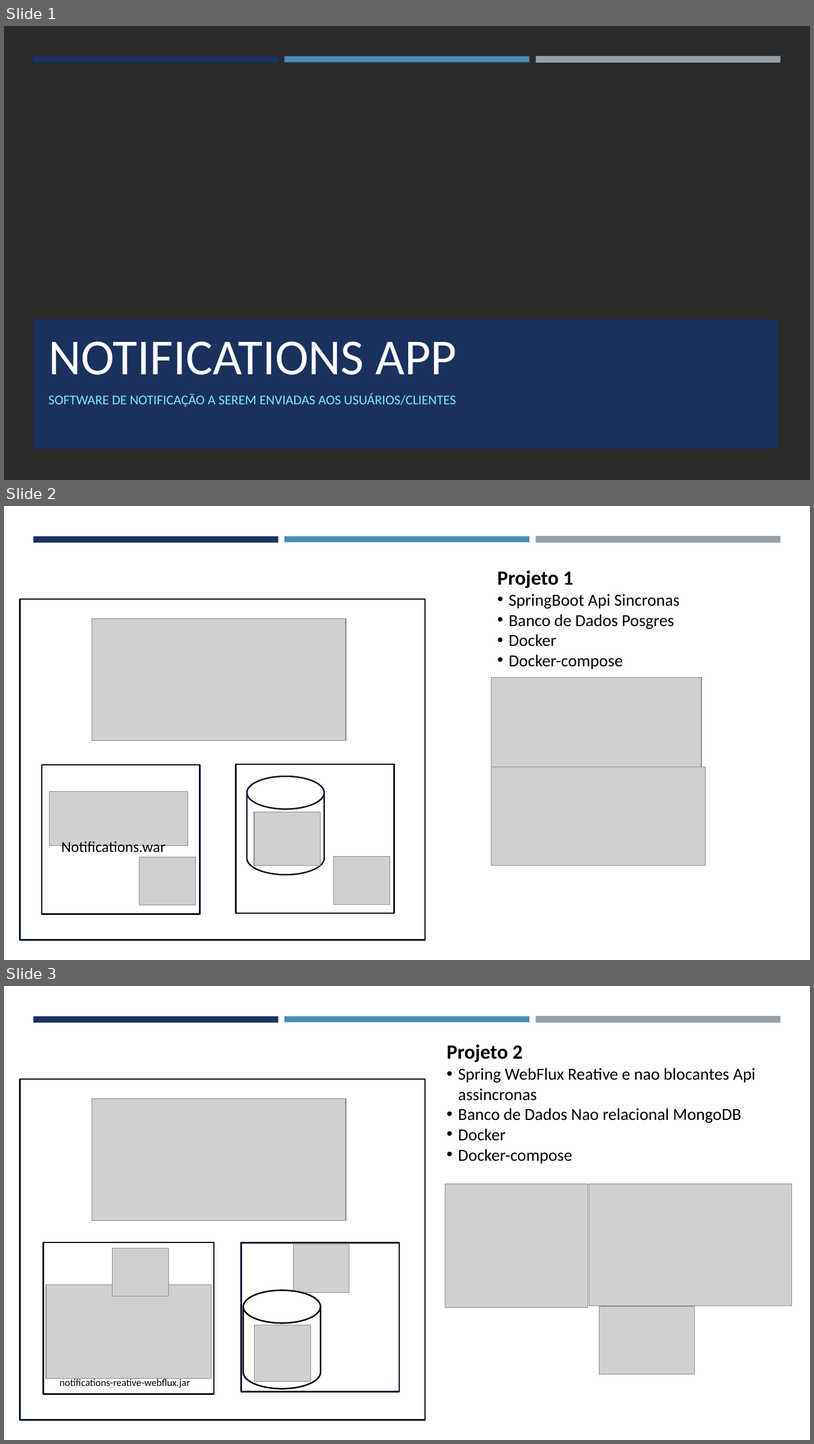
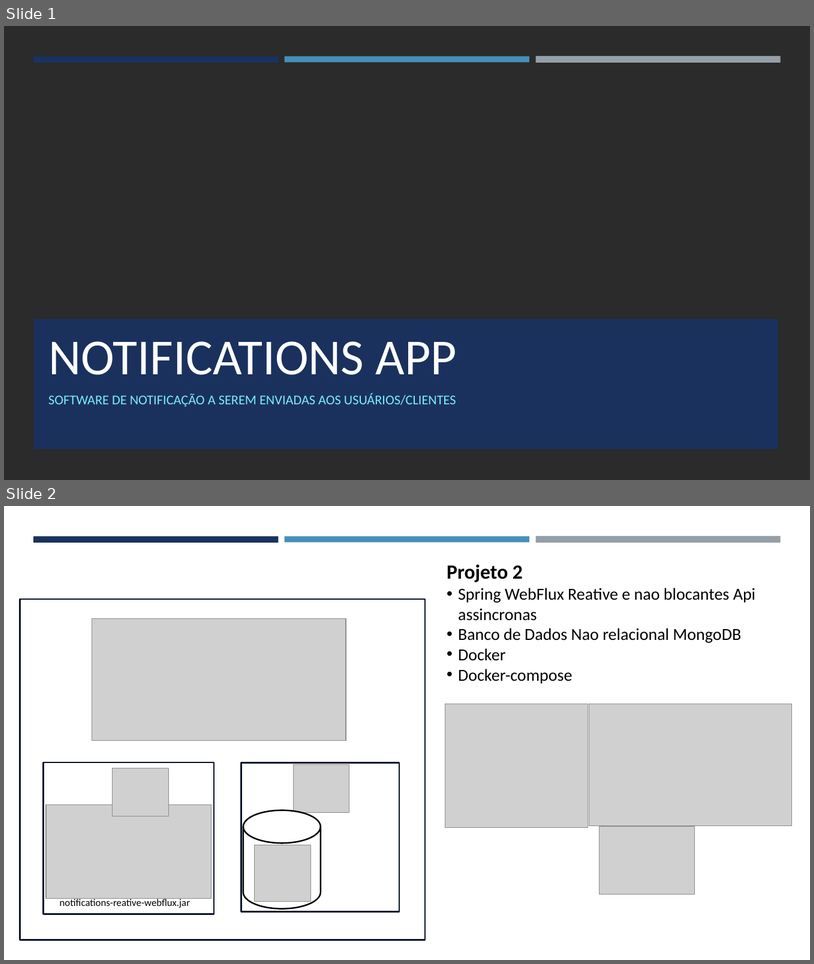
Before and after one commit to fahpsouza/notifications-reative-webflux, a slide deck: docs/Notifications Webflux Reative App.pptx. Shown one above the other, each under a label of ours: slides 1, 2 and 3 before the commit, slides 1 and 2 after it. The pictures are 814x1444 and 814x964 pixels, drawn with LibreOffice and Linux fonts; fonts in the diff are those of the drawing; grey boxes stand for pictures; background and template pictures are left out; a plain dark background stands for a picture behind light text. Boxes give left, top, right and bottom in pixels: in the first picture for what was removed or moved away, otherwise in the second. Text is boxed around its words. In the diff, an @@ line names an element or a change of style, - is before the commit and + after.

```diff
--- a/docs/Notifications Webflux Reative App.pptx
+++ b/docs/Notifications Webflux Reative App.pptx
@@ slide 2 removed at [4, 506, 810, 960], background #FFFFFF; not listed: 3 template elements that a slide beside it also shows @@
@@ text removed at [498, 570, 680, 669] @@
-Projeto 1
-• SpringBoot Api Sincronas
-• Banco de Dados Posgres
-• Docker
-• Docker-compose
@@ rectangle removed at [20, 599, 425, 940] @@
@@ picture removed at [92, 619, 346, 740] @@
@@ picture removed at [492, 677, 702, 766] @@
@@ group removed at [42, 765, 200, 914]: 2 pictures, 1 text, 1 rectangle @@
-Notifications.war
@@ group removed at [236, 765, 395, 913]: 2 pictures, 1 cylinder, 1 rectangle @@
@@ picture removed at [492, 767, 706, 865] @@
@@ what was slide 3 is now slide 2 @@
```
Also in this commit, not shown: 3 other files.
